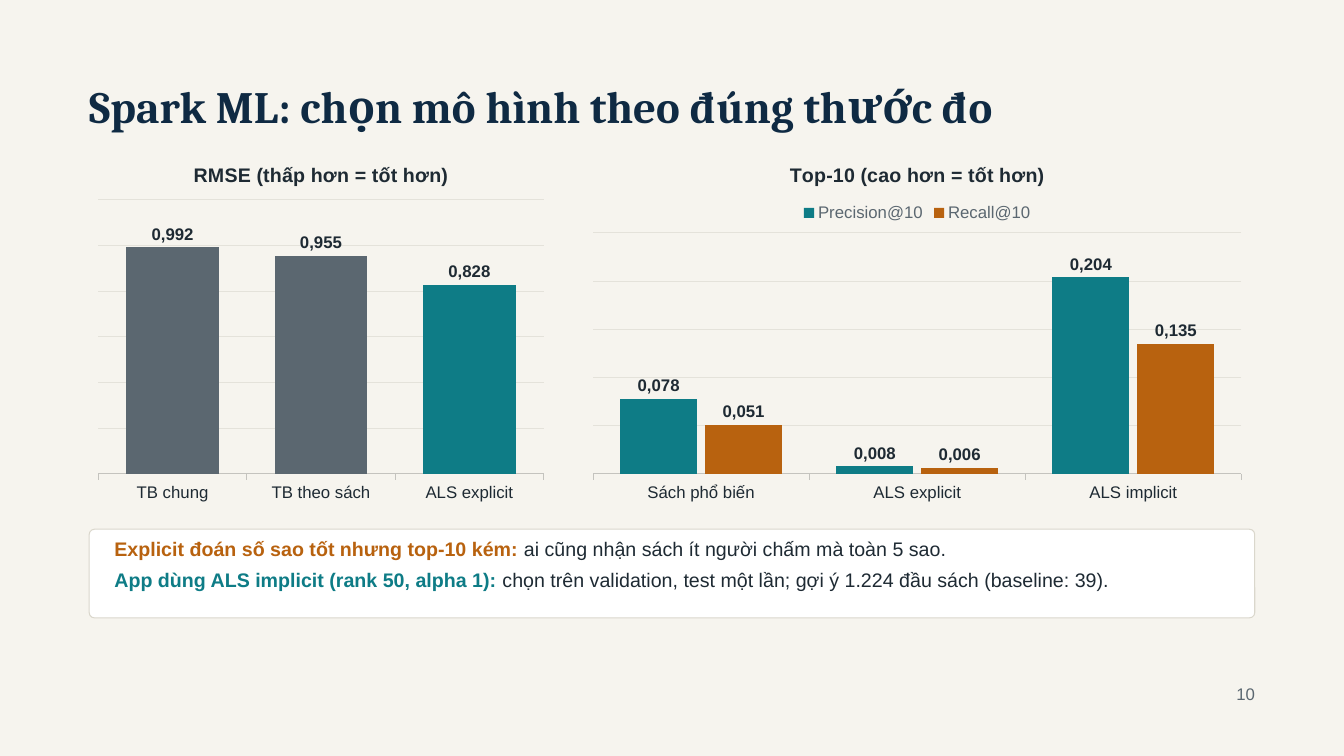
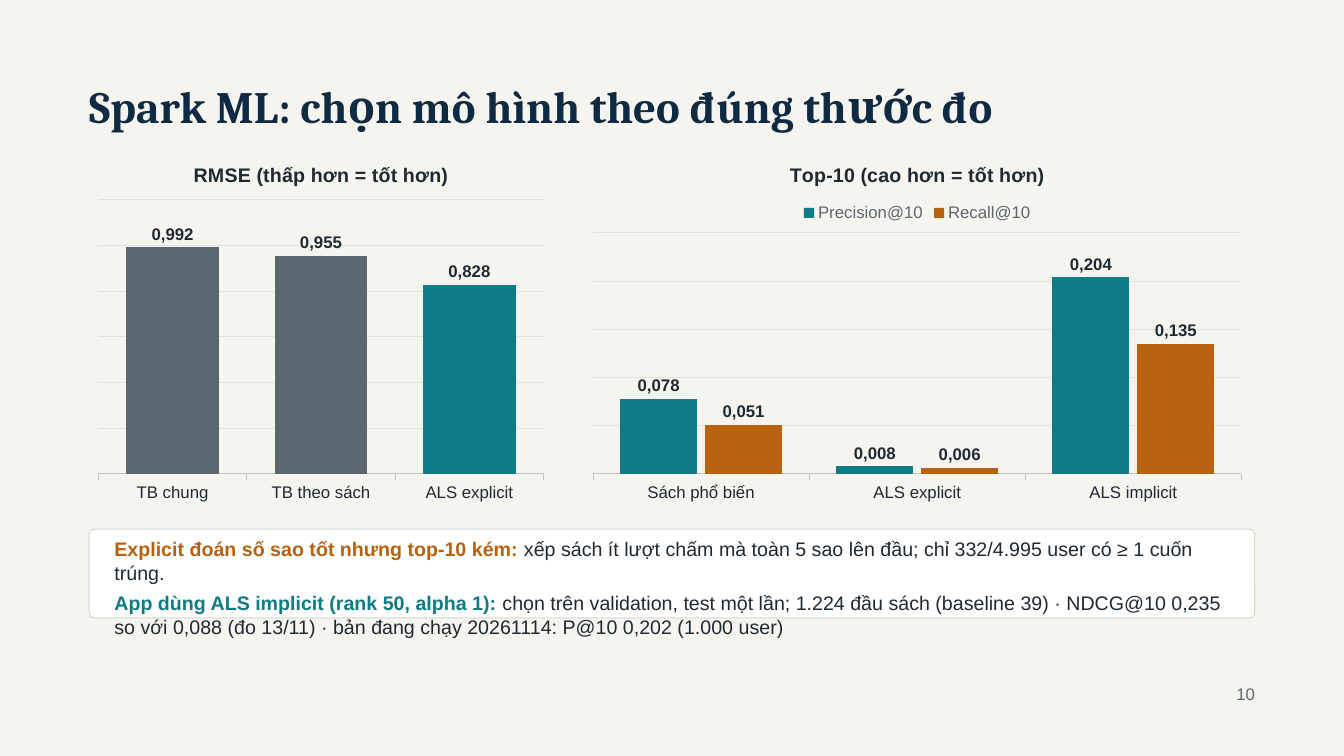
Before and after one commit to haoluonghuynhngoc/Group_06_BigData, a slide deck: slide 10 of Present/BookPulse - BDA501 Session 10 Final Presentation.pptx. Drawn at 1344x756 pixels with LibreOffice and Linux fonts; fonts in the diff are those of the drawing. Boxes give left, top, right and bottom in pixels: in the first picture for what was removed or moved away, otherwise in the second. Text is boxed around its words. In the diff, an @@ line names an element or a change of style, - is before the commit and + after.

```diff
--- a/Present/BookPulse - BDA501 Session 10 Final Presentation.pptx
+++ b/Present/BookPulse - BDA501 Session 10 Final Presentation.pptx
@@ text at [114, 541, 1220, 638]: text changed @@
-Explicit đoán số sao tốt nhưng top-10 kém: ai cũng nhận sách ít người chấm mà toàn 5 sao.
-App dùng ALS implicit (rank 50, alpha 1): chọn trên validation, test một lần; gợi ý 1.224 đầu sách (baseline: 39).
+Explicit đoán số sao tốt nhưng top-10 kém: xếp sách ít lượt chấm mà toàn 5 sao lên đầu; chỉ 332/4.995 user có ≥ 1 cuốn trúng.
+App dùng ALS implicit (rank 50, alpha 1): chọn trên validation, test một lần; 1.224 đầu sách (baseline 39) · NDCG@10 0,235 so với 0,088 (đo 13/11) · bản đang chạy 20261114: P@10 0,202 (1.000 user)
```
Also in this commit, not shown: 10 other slides changed, 1 slide added, 50 other files.
